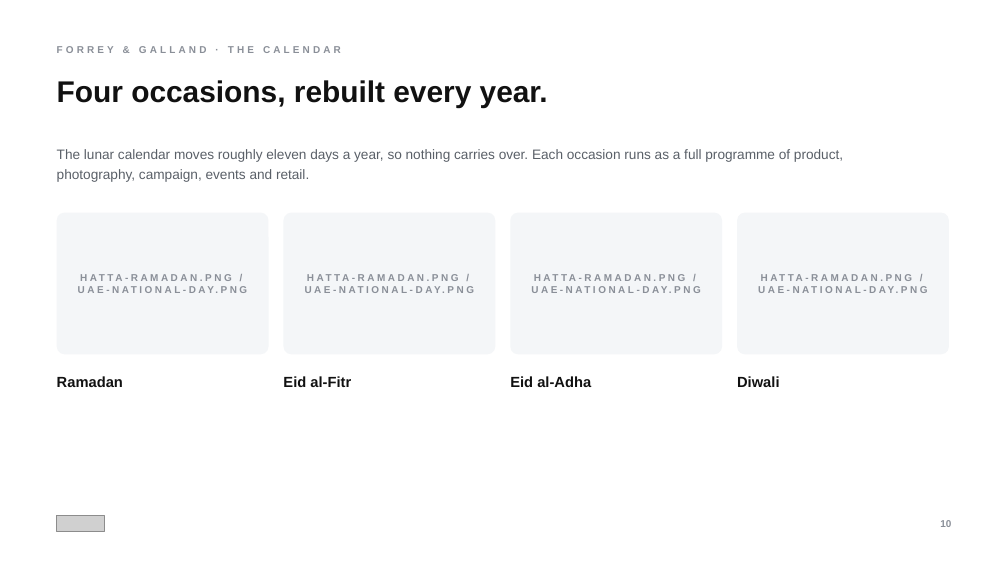
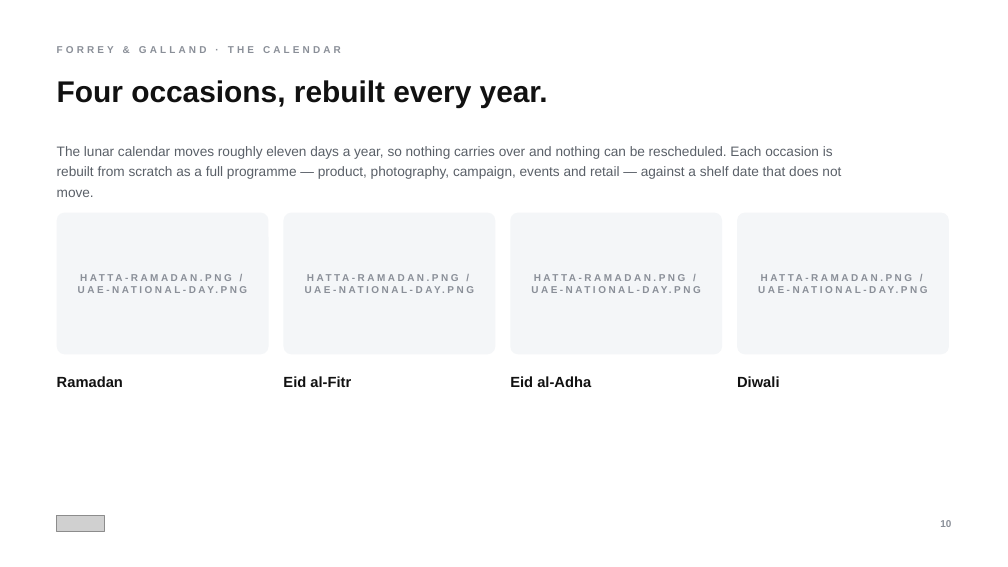
Before and after one commit to tanvichitnis1/NEW-, a slide deck: slide 10 of deck-pptx/EOV-Credentials-2026.pptx. Drawn at 1008x567 pixels with LibreOffice and Linux fonts; fonts in the diff are those of the drawing; grey boxes stand for pictures. Boxes give left, top, right and bottom in pixels: in the first picture for what was removed or moved away, otherwise in the second. Text is boxed around its words. In the diff, an @@ line names an element or a change of style, - is before the commit and + after.

```diff
--- a/deck-pptx/EOV-Credentials-2026.pptx
+++ b/deck-pptx/EOV-Credentials-2026.pptx
@@ text at [57,146,841,197]: text changed @@
-The lunar calendar moves roughly eleven days a year, so nothing carries over. Each occasion runs as a full programme of product, photography, campaign, events and retail.
+The lunar calendar moves roughly eleven days a year, so nothing carries over and nothing can be rescheduled. Each occasion is rebuilt from scratch as a full programme — product, photography, campaign, events and retail — against a shelf date that does not move.
```
Also in this commit, not shown: 14 other slides changed, 4 other files.
